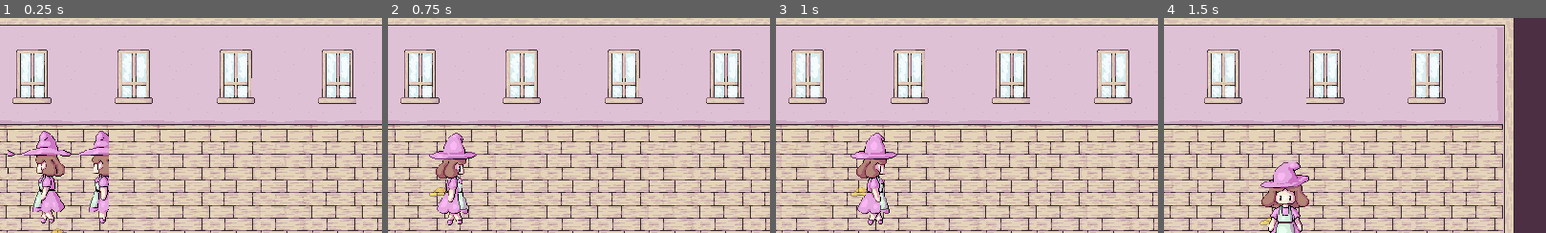
Above: before the commit, frames 1-4 (left to right).
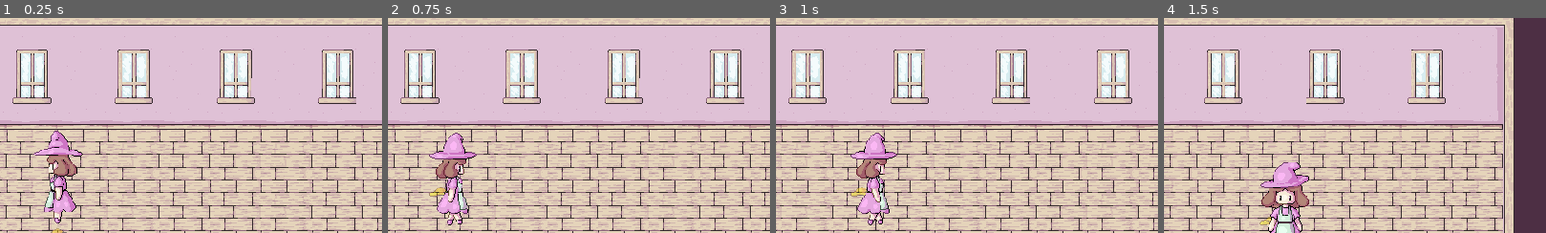
Above: after the commit, the same moments.

Repository: CptToothpick/LD_jam_2024_april
Game: Godot game, scene res://Scenes/game.tscn
The game is run twice, just before and just after one commit, with the same random seed, the same clock (stepped at 60 frames per second) and the same inputs.
Inputs:
- Up to frame 1 (0.25 s): no input
- Up to frame 2 (0.75 s): tap Enter at 0.5 s; hold Right (move_right) from 0.53 s (still down); tap E (action_one) at 0.6 s
- Up to frame 3 (1 s): keep holding Right (move_right)
- Up to frame 4 (1.5 s): release Right (move_right) at 1.28 s; hold Down (move_down) from 1.28 s (still down); tap Q (action_two) at 1.35 s
The pictures show only the part of the screen within x 42-92%, y 0-50%; the shares and areas given below are measured in that part.

The runs differ from the first frame. In frame 1, 5.0% of the frame differs, in the area x 2-29%, y 52-96%; in frame 2, nothing differs; in frame 3, nothing differs; in frame 4, nothing differs.

Commit message:
fix witch_walk_anim + add witch_smash_anim

Diff:
--- a/Scenes/Player.tscn
+++ b/Scenes/Player.tscn
@@ -1,8 +1,9 @@
-[gd_scene load_steps=55 format=3 uid="uid://b1ftcmc3iflqj"]
+[gd_scene load_steps=58 format=3 uid="uid://b1ftcmc3iflqj"]
 
 [ext_resource type="Script" path="res://scripts/Player.gd" id="1_4fuj5"]
 [ext_resource type="Texture2D" uid="uid://ujlb2g1y0riu" path="res://assets/ld_witch_walk2.png" id="2_gs88n"]
 [ext_resource type="Texture2D" uid="uid://dfateb86i5ksj" path="res://assets/ld_witch_walk.png" id="4_6o517"]
+[ext_resource type="Texture2D" uid="uid://334quawi2pj4" path="res://assets/witch_smash.png" id="4_knnwr"]
 
 [sub_resource type="CapsuleShape2D" id="CapsuleShape2D_ocops"]
 radius = 14.0
@@ -11,21 +12,21 @@
 [sub_resource type="CircleShape2D" id="CircleShape2D_rk45q"]
 radius = 47.0106
 
-[sub_resource type="AtlasTexture" id="AtlasTexture_jt2n6"]
+[sub_resource type="AtlasTexture" id="AtlasTexture_5wonv"]
 atlas = ExtResource("2_gs88n")
-region = Rect2(128, 0, 128, 128)
-
-[sub_resource type="AtlasTexture" id="AtlasTexture_8q6bx"]
+region = Rect2(71, 0, 71, 128)
+
+[sub_resource type="AtlasTexture" id="AtlasTexture_jig04"]
 atlas = ExtResource("2_gs88n")
-region = Rect2(128, 384, 128, 128)
-
-[sub_resource type="AtlasTexture" id="AtlasTexture_4svwi"]
+region = Rect2(71, 256, 71, 128)
+
+[sub_resource type="AtlasTexture" id="AtlasTexture_kqxdb"]
 atlas = ExtResource("2_gs88n")
-region = Rect2(128, 640, 128, 128)
-
-[sub_resource type="AtlasTexture" id="AtlasTexture_l2xj3"]
+region = Rect2(71, 384, 71, 128)
+
+[sub_resource type="AtlasTexture" id="AtlasTexture_7iwse"]
 atlas = ExtResource("2_gs88n")
-region = Rect2(128, 256, 128, 128)
+region = Rect2(71, 128, 71, 128)
 
 [sub_resource type="AtlasTexture" id="AtlasTexture_728uy"]
 atlas = ExtResource("4_6o517")
@@ -90,21 +91,29 @@
 [sub_resource type="AtlasTexture" id="AtlasTexture_4qk8b"]
 atlas = ExtResource("4_6o517")
 region = Rect2(216, 130, 72, 130)
+
+[sub_resource type="AtlasTexture" id="AtlasTexture_0c6w3"]
+atlas = ExtResource("4_knnwr")
+region = Rect2(0, 0, 124, 128)
+
+[sub_resource type="AtlasTexture" id="AtlasTexture_hfgpn"]
+atlas = ExtResource("4_knnwr")
+region = Rect2(124, 0, 124, 128)
 
 [sub_resource type="SpriteFrames" id="SpriteFrames_ncm48"]
 animations = [{
 "frames": [{
 "duration": 1.0,
-"texture": SubResource("AtlasTexture_jt2n6")
-}, {
-"duration": 1.0,
-"texture": SubResource("AtlasTexture_8q6bx")
-}, {
-"duration": 1.0,
-"texture": SubResource("AtlasTexture_4svwi")
-}, {
-"duration": 1.0,
-"texture": SubResource("AtlasTexture_l2xj3")
+"texture": SubResource("AtlasTexture_5wonv")
+}, {
+"duration": 1.0,
+"texture": SubResource("AtlasTexture_jig04")
+}, {
+"duration": 1.0,
+"texture": SubResource("AtlasTexture_kqxdb")
+}, {
+"duration": 1.0,
+"texture": SubResource("AtlasTexture_7iwse")
 }],
 "loop": true,
 "name": &"idle",
@@ -161,6 +170,17 @@
 }],
 "loop": true,
 "name": &"run",
+"speed": 5.0
+}, {
+"frames": [{
+"duration": 1.0,
+"texture": SubResource("AtlasTexture_0c6w3")
+}, {
+"duration": 1.0,
+"texture": SubResource("AtlasTexture_hfgpn")
+}],
+"loop": true,
+"name": &"smash",
 "speed": 5.0
 }]
 
Not shown: 2 places in Scenes/Player.tscn that only renumber resources
